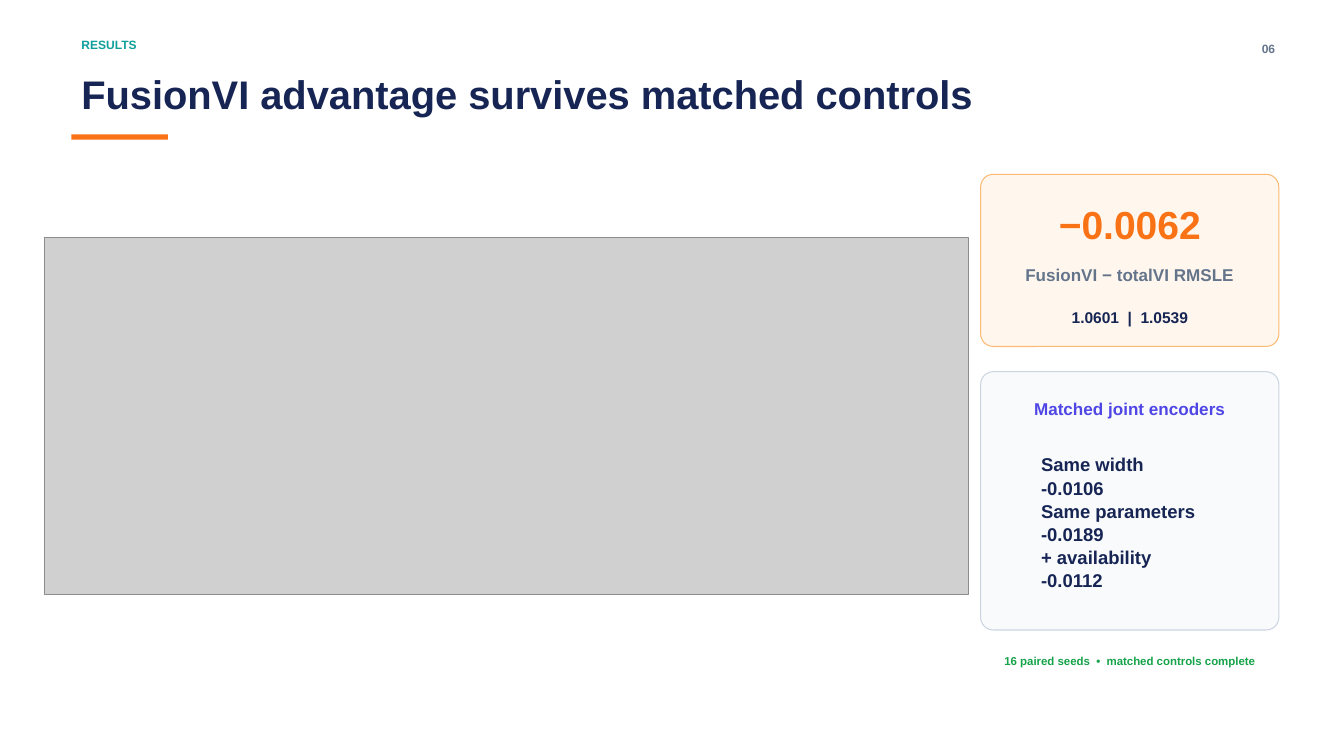
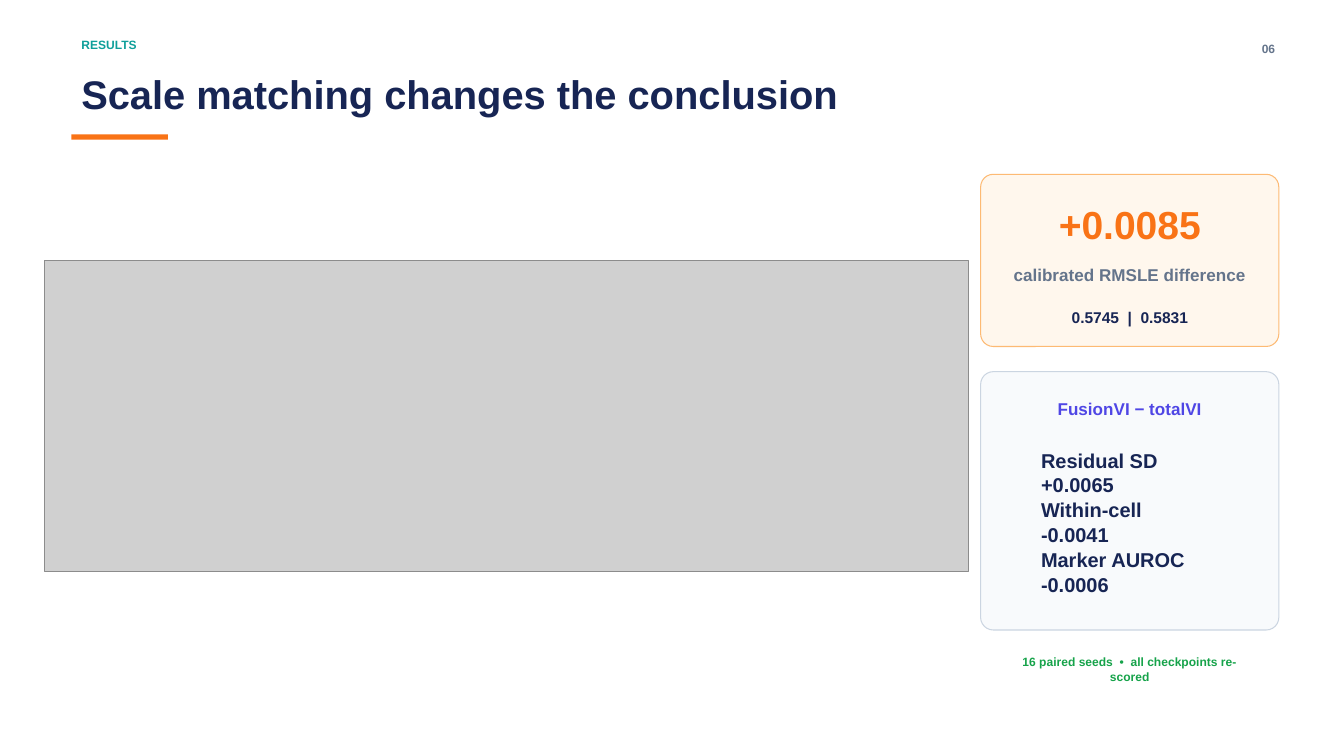
Before and after one commit to nazirad19/FusionVI, a slide deck: slide 6 of deliverables/FusionVI_Paper_Benchmark_Presentation.pptx. Drawn at 1344x756 pixels with LibreOffice and Linux fonts; fonts in the diff are those of the drawing; grey boxes stand for pictures. Boxes give left, top, right and bottom in pixels: in the first picture for what was removed or moved away, otherwise in the second. Text is boxed around its words. In the diff, an @@ line names an element or a change of style, - is before the commit and + after.

Commit message:
Complete calibrated FusionVI evaluation and deliverables

```diff
--- a/deliverables/FusionVI_Paper_Benchmark_Presentation.pptx
+++ b/deliverables/FusionVI_Paper_Benchmark_Presentation.pptx
@@ text at (x1=81, y1=80, x2=838, y2=118): text changed @@
-FusionVI advantage survives matched controls
+Scale matching changes the conclusion
@@ text at (x1=1059, y1=211, x2=1201, y2=240): text changed @@
-−0.0062
++0.0085
@@ picture resized from (x1=44, y1=238, x2=969, y2=595) to (x1=44, y1=260, x2=969, y2=571) @@
@@ text at (x1=1014, y1=268, x2=1246, y2=281): text changed @@
-FusionVI − totalVI RMSLE
+calibrated RMSLE difference
@@ text at (x1=1072, y1=312, x2=1188, y2=323): text changed @@
-1.0601 | 1.0539
+0.5745 | 0.5831
@@ text at (x1=1058, y1=402, x2=1201, y2=415): text changed @@
-Matched joint encoders
+FusionVI − totalVI
@@ text at (x1=1041, y1=453, x2=1184, y2=593): text changed; size 13.3 to 14.2 pt @@
-Same width -0.0106
-Same parameters -0.0189
-+ availability -0.0112
+Residual SD +0.0065
+Within-cell -0.0041
+Marker AUROC -0.0006
@@ text at (x1=1022, y1=657, x2=1236, y2=681): text changed; size 8.2 to 8.6 pt @@
-16 paired seeds • matched controls complete
+16 paired seeds • all checkpoints re-scored
```
Also in this commit, not shown: 3 other slides changed, 23 other files.
